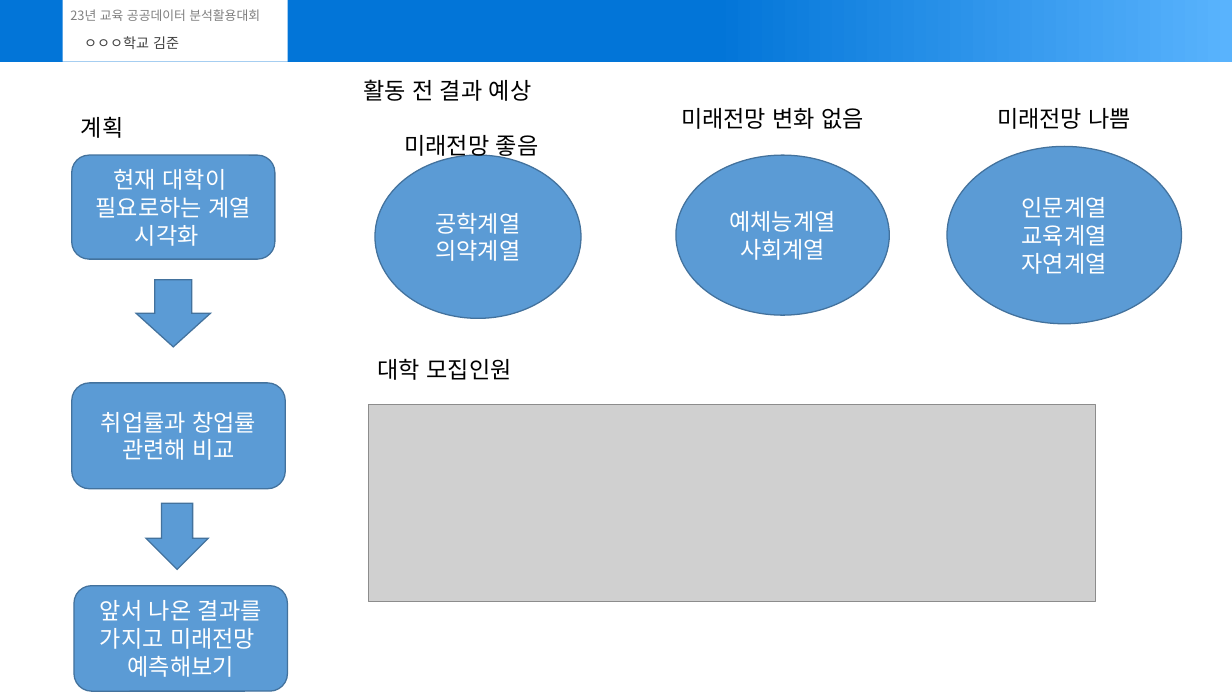
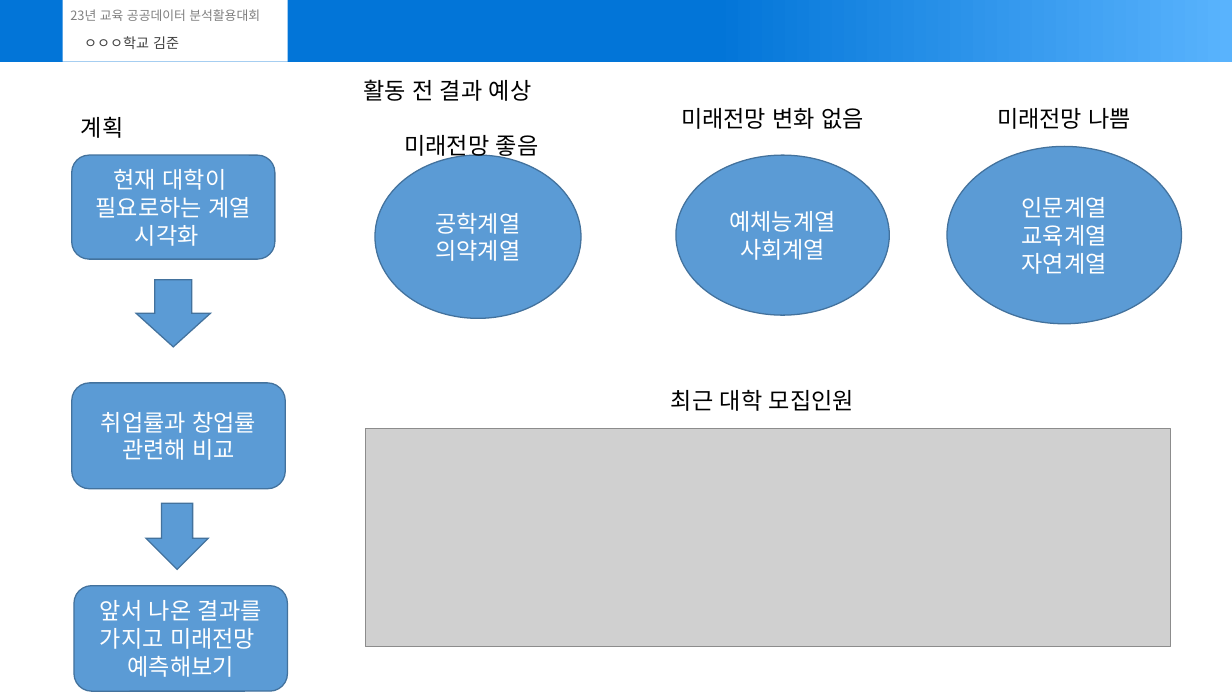
Before and after one commit to joon-11/23_dataAnalisysContestProject, a slide deck: slide 3 of submit (3).pptx. Drawn at 1232x693 pixels with LibreOffice and Linux fonts; fonts in the diff are those of the drawing; grey boxes stand for pictures. Boxes give left, top, right and bottom in pixels: in the first picture for what was removed or moved away, otherwise in the second. Text is boxed around its words. In the diff, an @@ line names an element or a change of style, - is before the commit and + after.

```diff
--- a/submit (3).pptx
+++ b/submit (3).pptx
@@ text at (671,389,854,411): text changed @@
-대학 모집인원
+최근 대학 모집인원
@@ picture: place and size @@
-picture at (369,405,1096,602)
+picture at (365,429,1171,647)
```
Also in this commit, not shown: 1 other slide changed.
